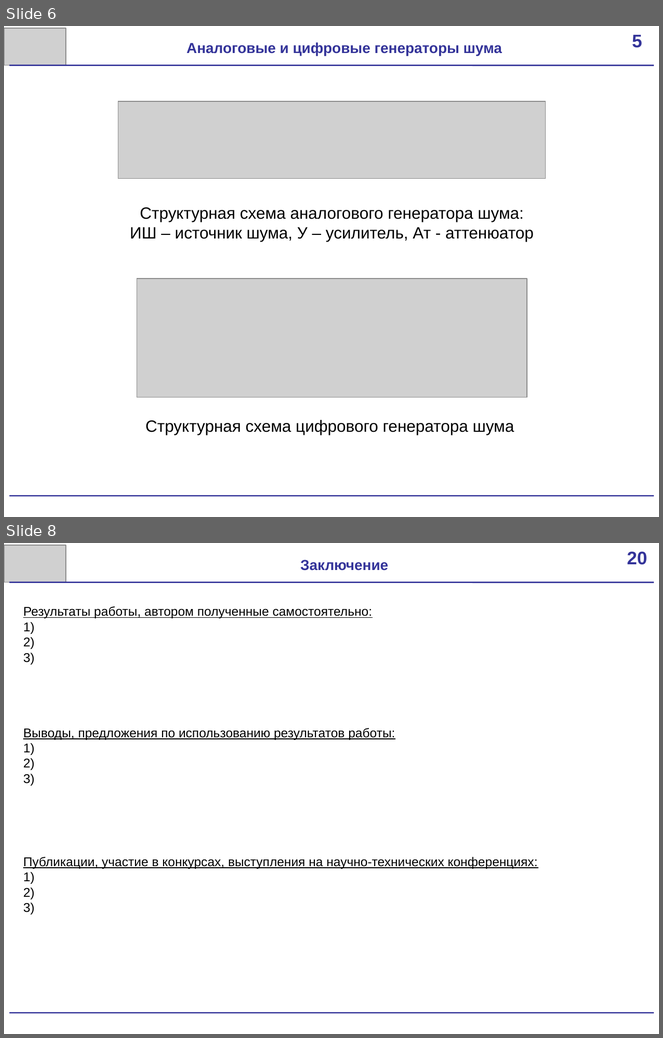
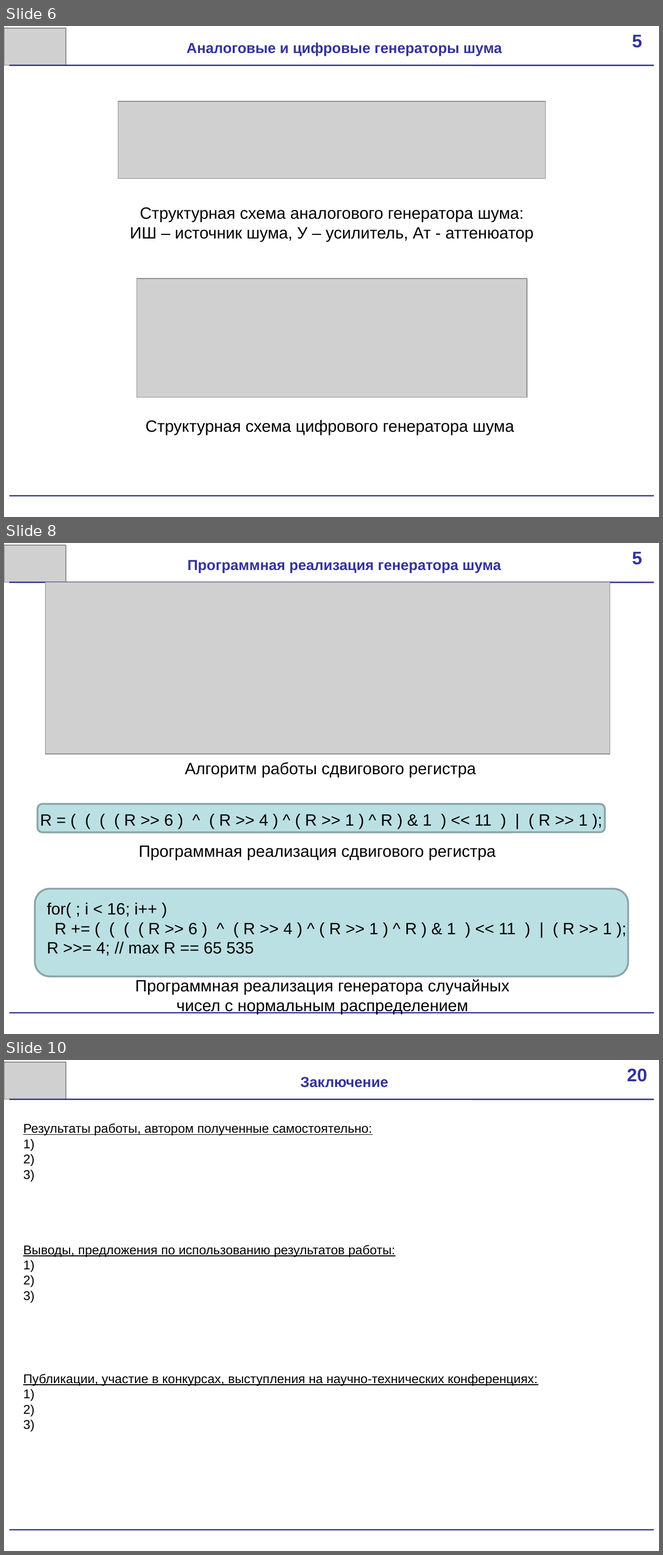
Before and after one commit to scorpion-afi/oscilator, a slide deck: documentation/Presentation.pptx. Shown one above the other, each under a label of ours: slides 6 and 8 before the commit, slides 6, 8 and 10 after it; the slides between them are not shown. The pictures are 663x1038 and 663x1555 pixels, drawn with LibreOffice and Linux fonts; fonts in the diff are those of the drawing; grey boxes stand for pictures. Boxes give left, top, right and bottom in pixels: in the first picture for what was removed or moved away, otherwise in the second. Text is boxed around its words. In the diff, an @@ line names an element or a change of style, - is before the commit and + after.

```diff
--- a/documentation/Presentation.pptx
+++ b/documentation/Presentation.pptx
@@ slide 8 added at (4, 543, 659, 1034), background #FFFFFF @@
@@ picture added at (4, 545, 65, 583) @@
@@ rectangle added at (616, 543, 659, 580), fill #FFFFFF, 20 pt, text #333399, bold @@
+5
@@ rectangle added at (626, 546, 659, 583), fill #FFFFFF @@
@@ text added at (188, 560, 501, 573), 16 pt, text #333399, bold @@
+Программная реализация генератора шума
@@ line added from (9, 583) to (654, 583), #333399 1.5 pt @@
@@ picture added at (45, 583, 610, 754) @@
@@ text added at (185, 762, 476, 778), 18 pt, text #000000 @@
+Алгоритм работы сдвигового регистра
@@ rounded rectangle added at (37, 805, 605, 833), fill #BBE0E3, outline #8AA6A8 2 pt @@
@@ text added at (40, 814, 588, 826), 18 pt, text #000000 @@
+R = ( ( ( ( R >> 6 ) ^ ( R >> 4 ) ^ ( R >> 1 ) ^ R ) & 1 ) << 11 ) | ( R >> 1 );
@@ text added at (139, 846, 496, 860), 18 pt, text #000000 @@
+Программная реализация сдвигового регистра
@@ rounded rectangle added at (35, 889, 629, 977), fill #BBE0E3, outline #8AA6A8 2 pt @@
@@ text added at (47, 903, 612, 956), 18 pt, text #000000 @@
+for( ; i < 16; i++ )
+R += ( ( ( ( R >> 6 ) ^ ( R >> 4 ) ^ ( R >> 1 ) ^ R ) & 1 ) << 11 ) | ( R >> 1 );
+R >>= 4; // max R == 65 535
@@ text added at (135, 979, 509, 1015), 18 pt, text #000000 @@
+Программная реализация генератора случайных чисел с нормальным распределением
@@ line added from (9, 1014) to (654, 1014), #333399 1.5 pt @@
@@ what was slide 8 is now slide 10 @@
```
Also in this commit, not shown: 1 slide changed, 1 other slide added, 3 other files.
